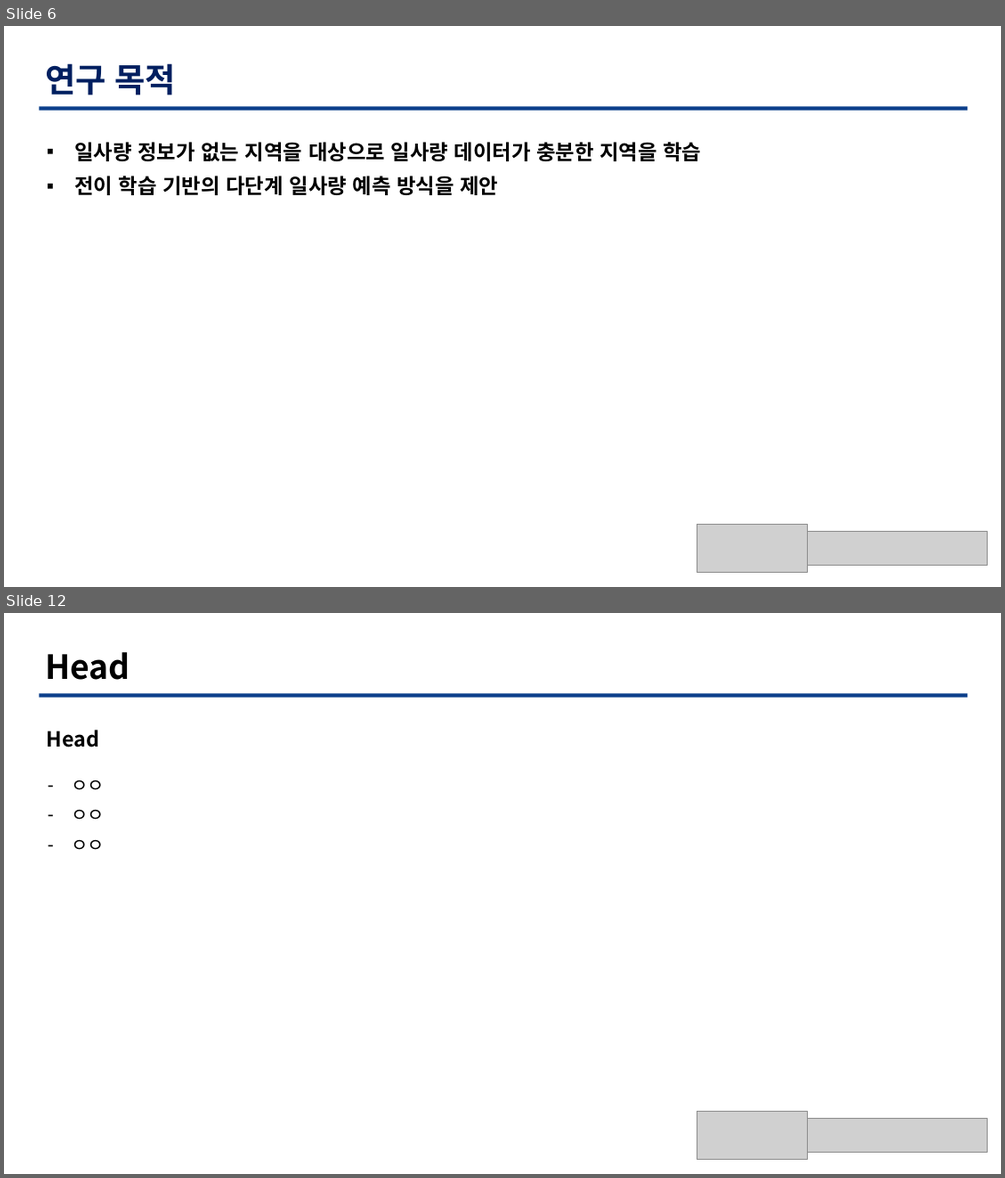
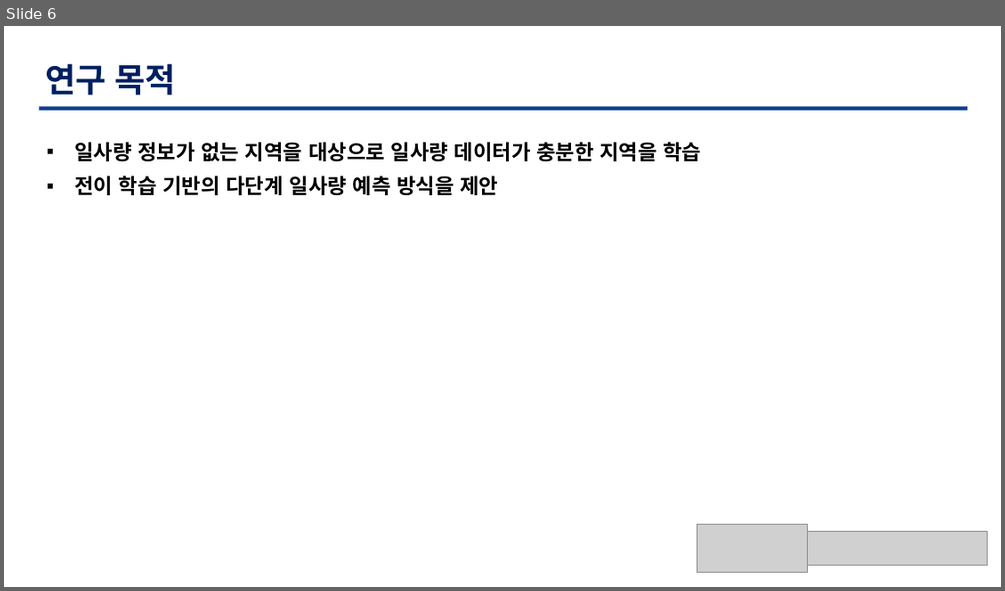
Before and after one commit to TaegyuHan/Solar_radiation_prediction_model, a slide deck: KICS_PT/[KICS] 모델 poster.pptx. Shown one above the other, each under a label of ours: slides 6 and 12 before the commit, slide 6 after it; the slides between them are not shown. The pictures are 1005x1178 and 1005x591 pixels, drawn with LibreOffice and Linux fonts; fonts in the diff are those of the drawing; grey boxes stand for pictures. Boxes give left, top, right and bottom in pixels: in the first picture for what was removed or moved away, otherwise in the second. Text is boxed around its words. In the diff, an @@ line names an element or a change of style, - is before the commit and + after.

```diff
--- a/KICS_PT/[KICS] 모델 poster.pptx
+++ b/KICS_PT/[KICS] 모델 poster.pptx
@@ slide 12 removed at bbox=[4, 613, 1001, 1174], background #FFFFFF @@
@@ text removed at bbox=[45, 652, 130, 680] @@
-Head
@@ freeform shape removed at bbox=[39, 694, 968, 698] @@
@@ text removed at bbox=[47, 730, 100, 747] @@
-Head
@@ text removed at bbox=[71, 780, 105, 850] @@
-– ㅇㅇ
-– ㅇㅇ
-– ㅇㅇ
@@ picture removed at bbox=[697, 1111, 808, 1159] @@
@@ picture removed at bbox=[808, 1118, 988, 1152] @@
```
Also in this commit, not shown: 6 slides changed, 3 slides added, 2 other slides removed.
